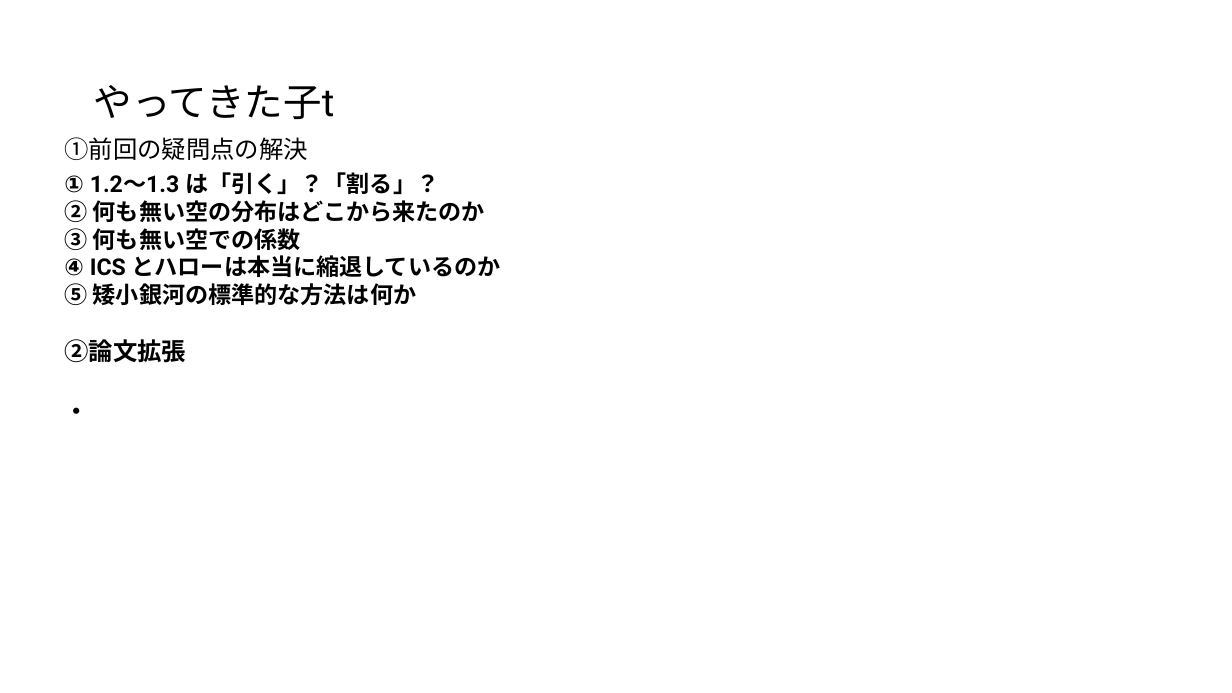
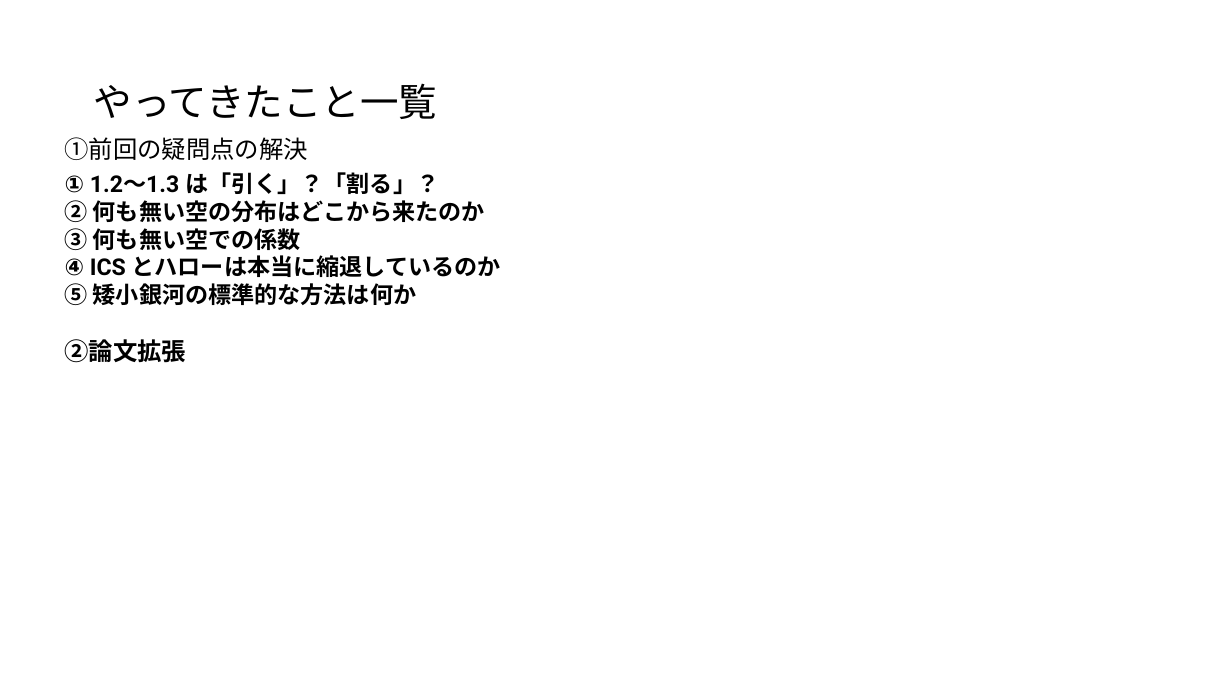
Before and after one commit to Mikann20041029/darkmatter-slides, a slide deck: slide 2 of slides/2026-10-09_研究報告_10枚版.pptx. Drawn at 1232x693 pixels with LibreOffice and Linux fonts; fonts in the diff are those of the drawing. Boxes give left, top, right and bottom in pixels: in the first picture for what was removed or moved away, otherwise in the second. Text is boxed around its words. In the diff, an @@ line names an element or a change of style, - is before the commit and + after.

Commit message:
slides: 本人の編集版を更新 (10-06 14:57)

```diff
--- a/slides/2026-10-09_研究報告_10枚版.pptx
+++ b/slides/2026-10-09_研究報告_10枚版.pptx
@@ title at [94, 83, 437, 119]: text changed @@
-やってきた子t
+やってきたこと一覧
@@ text at [64, 407, 88, 414]: paragraph removed @@
-・
```
